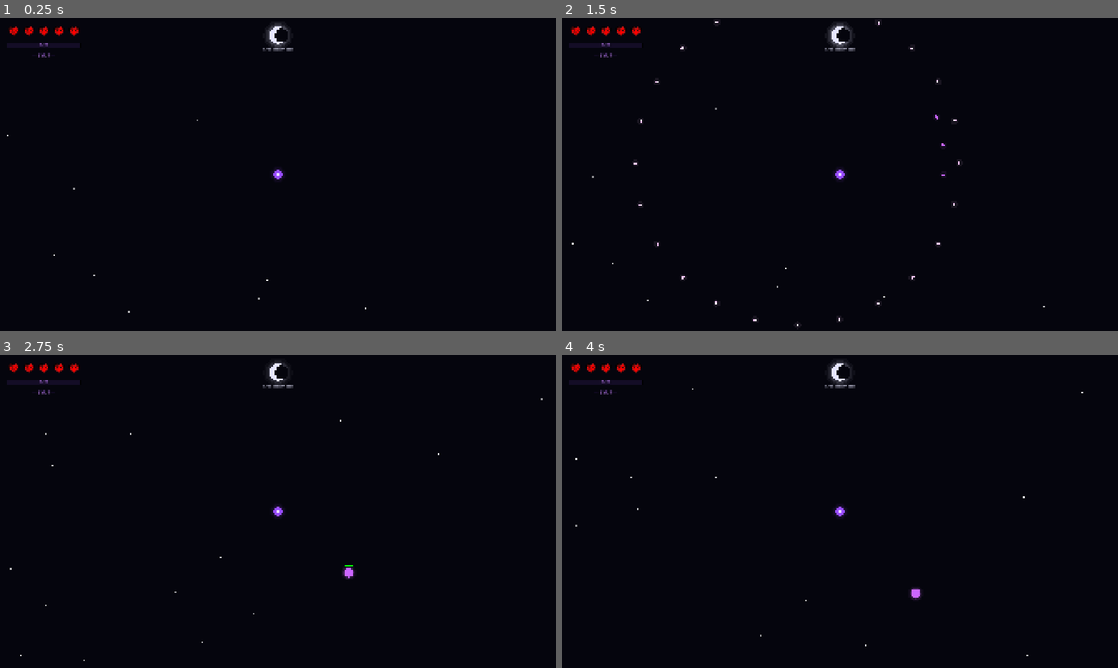
Above: before the commit, frames 1-4 (two rows, left to right).
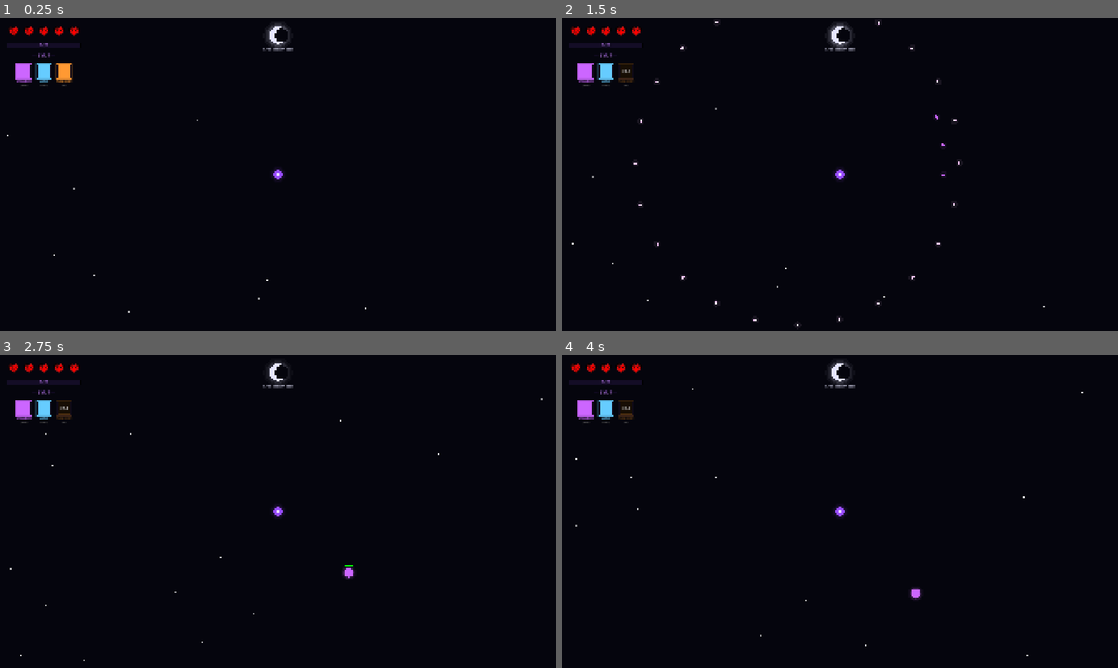
Above: after the commit, the same moments.

Repository: Himanshu-Jorwal/Disorder
Game: Godot game, scene res://Scenes/Game/world.tscn
Same seed, same stepped clock (60 frames per second), same inputs: the game is played once before the commit and once after it. This scene is started directly instead of the project's main scene.
Inputs (mouse positions are in pixels of both pictures, inside the frame that each line leads up to):
- Up to frame 1 (0.25 s): no input
- Up to frame 2 (1.5 s): tap Enter at 0.5 s; move the mouse to (962, 158) at 0.52 s; hold D 0.53-1.28 s; hold X 0.53-1.28 s; click (962, 158) at 0.67 s; move the mouse to (728, 190) at 1.27 s; hold S from 1.28 s (still down); tap X at 1.35 s
- Up to frame 3 (2.75 s): move the mouse to (333, 442) at 2.02 s; release S at 2.03 s; hold D from 2.03 s (still down); hold X from 2.03 s (still down)
- Up to frame 4 (4 s): move the mouse to (812, 574) at 2.77 s; release D at 2.78 s; release X at 2.78 s; hold W 2.78-3.53 s; tap X at 2.85 s; click (812, 574) at 2.92 s; move the mouse to (1006, 558) at 3.52 s; hold A from 3.53 s (still down); hold X from 3.53 s (still down)

The runs differ from the first frame. In frame 1, 0.5% of the frame differs, in the area x 2-14%, y 14-22%; in frame 2, 0.4%; in frame 3, 0.4%; in frame 4, 0.4%.
Error in both runs: Invalid call. Nonexistent function 'get_character' in base 'Nil'. (res://Scripts/Game/player.gd:48)

Commit message:
Add ability cooldown indicators to HUD

Diff:
--- a/Zenith-0.0.0/Scripts/Game/world.gd
+++ b/Zenith-0.0.0/Scripts/Game/world.gd
@@ -30,18 +30,23 @@
 	spawn_timer += delta
 	scale_timer += delta
 
-	# Scale difficulty every 30 seconds
 	if scale_timer >= 30.0:
 		scale_timer = 0.0
 		difficulty += 0.15
 		base_spawn_interval = max(0.4, base_spawn_interval - 0.1)
-		print("Difficulty: ", difficulty)
 
 	if spawn_timer >= spawn_interval:
 		spawn_enemy()
 		spawn_timer = 0.0
 
-	hud.update(player.hp, player.max_hp, player.xp, player.xp_to_next_level, player.level)
+	hud.update(
+		player.hp, player.max_hp,
+		player.xp, player.xp_to_next_level, player.level,
+		player.attack1_cooldown, player.ATTACK1_MAX_COOLDOWN,
+		player.attack2_cooldown, player.ATTACK2_MAX_COOLDOWN,
+		player.absolute_cooldown, player.ABSOLUTE_MAX_COOLDOWN,
+		player.attack1_name, player.attack2_name, player.absolute_name
+	)
 
 func spawn_enemy():
 	var enemy = ENEMY_SCENE.instantiate()
--- a/Zenith-0.0.0/Scripts/UI/hud.gd
+++ b/Zenith-0.0.0/Scripts/UI/hud.gd
@@ -6,8 +6,8 @@
 func _ready():
 	pass
 
-func update(hp, max_hp, xp, xp_to_next, level):
-	hud_draw.update_stats(hp, max_hp, xp, xp_to_next, level)
+func update(hp, max_hp, xp, xp_to_next, level, cd1, max_cd1, cd2, max_cd2, cd_abs, max_cd_abs, name1, name2, name_abs):
+	hud_draw.update_stats(hp, max_hp, xp, xp_to_next, level, cd1, max_cd1, cd2, max_cd2, cd_abs, max_cd_abs, name1, name2, name_abs)
 
 func update_moon(phase_name):
 	pass
--- a/Zenith-0.0.0/Scripts/UI/hud_draw.gd
+++ b/Zenith-0.0.0/Scripts/UI/hud_draw.gd
@@ -7,13 +7,14 @@
 const MARGIN = 25.0
 const HEARTS_Y = 45.0
 const XP_Y = 85.0
-
-const HEART_COLOR_FULL = Color(0.75, 0.08, 0.08, 1.0)
-const HEART_COLOR_EMPTY = Color(0.25, 0.08, 0.08, 0.7)
+const XP_BAR_X = 25.0
 
 var XP_BAR_WIDTH = (BASE_HEARTS - 1) * HEART_SPACING + HEART_SIZE
 var XP_BAR_HEIGHT = 18.0
-var XP_BAR_X = 25.0
+
+const SLOT_SIZE = 52.0
+const SLOT_SPACING = 18.0
+const SLOT_Y_OFFSET = 80.0
 
 var current_hp = 100
 var max_hp = 100
@@ -21,19 +22,29 @@
 var current_xp_max = 50
 var current_level = 1
 
+var cd1 = 0.0
+var max_cd1 = 0.25
+var cd2 = 0.0
+var max_cd2 = 1.0
+var cd_abs = 0.0
+var max_cd_abs = 30.0
+var name1 = "Ability 1"
+var name2 = "Ability 2"
+var name_abs = "Absolute"
+
 var heart_texture = preload("res://Assets/HUD/Heart.png")
 
 func _draw():
+	var screen = get_viewport().get_visible_rect().size
 	var font = ThemeDB.fallback_font
 	var total_hearts = int(max_hp / HP_PER_HEART)
 	var bonus_hearts = max(0, total_hearts - BASE_HEARTS)
 
-	# Draw base 5 hearts
+	# Base hearts
 	for i in range(BASE_HEARTS):
 		var pos = Vector2(MARGIN + i * HEART_SPACING, HEARTS_Y - HEART_SIZE / 2)
 		var heart_hp_min = i * HP_PER_HEART
 		var heart_hp_max = heart_hp_min + HP_PER_HEART
-
 		if current_hp >= heart_hp_max:
 			draw_texture_rect(heart_texture, Rect2(pos, Vector2(HEART_SIZE, HEART_SIZE)), false, Color(1, 1, 1, 1.0))
 		elif current_hp > heart_hp_min:
@@ -43,26 +54,23 @@
 		else:
 			draw_texture_rect(heart_texture, Rect2(pos, Vector2(HEART_SIZE, HEART_SIZE)), false, Color(0.3, 0.1, 0.1, 0.6))
 
-	# Draw bonus hearts
+	# Bonus hearts
 	for i in range(bonus_hearts):
 		var pos = Vector2(MARGIN + (BASE_HEARTS + i) * HEART_SPACING, HEARTS_Y - HEART_SIZE / 2)
 		var heart_hp_min = (BASE_HEARTS + i) * HP_PER_HEART
 		if current_hp > heart_hp_min:
 			draw_texture_rect(heart_texture, Rect2(pos, Vector2(HEART_SIZE, HEART_SIZE)), false, Color(1, 1, 1, 1.0))
 
-	# XP bar shadow
+	# XP bar
 	draw_rect(Rect2(XP_BAR_X - 1, XP_Y - 1, XP_BAR_WIDTH + 2, XP_BAR_HEIGHT + 2), Color(0.0, 0.0, 0.0, 0.9))
-	# XP bar background
 	draw_rect(Rect2(XP_BAR_X, XP_Y, XP_BAR_WIDTH, XP_BAR_HEIGHT), Color(0.08, 0.05, 0.15, 1.0))
-	# XP bar fill
 	var xp_progress = float(current_xp) / float(current_xp_max)
 	if xp_progress > 0:
 		draw_rect(Rect2(XP_BAR_X, XP_Y, XP_BAR_WIDTH * xp_progress, XP_BAR_HEIGHT), Color(0.4, 0.15, 0.9, 1.0))
 		draw_rect(Rect2(XP_BAR_X, XP_Y, XP_BAR_WIDTH * xp_progress, XP_BAR_HEIGHT * 0.3), Color(0.65, 0.45, 1.0, 0.5))
-	# XP bar border
 	draw_rect(Rect2(XP_BAR_X, XP_Y, XP_BAR_WIDTH, XP_BAR_HEIGHT), Color(0.45, 0.25, 0.75, 0.9), false, 1.5)
 
-	# XP text inside bar
+	# XP text
 	var xp_text = str(current_xp) + " / " + str(current_xp_max)
 	var xp_font_size = 11
 	var xp_text_size = font.get_string_size(xp_text, HORIZONTAL_ALIGNMENT_LEFT, -1, xp_font_size)
@@ -82,10 +90,83 @@
 	draw_string(font, Vector2(level_x - 1, level_y - 1), level_text, HORIZONTAL_ALIGNMENT_LEFT, -1, level_font_size, Color(0.5, 0.2, 0.9, 0.3))
 	draw_string(font, Vector2(level_x, level_y), level_text, HORIZONTAL_ALIGNMENT_LEFT, -1, level_font_size, Color(0.8, 0.55, 1.0, 1.0))
 
-func update_stats(hp, max_hp_val, xp, xp_to_next, level):
+	# Ability slots
+	var total_slot_width = SLOT_SIZE * 3 + SLOT_SPACING * 2
+	var slot_start_x = XP_BAR_X + XP_BAR_WIDTH / 2 - total_slot_width / 2
+	var slot_y = XP_Y + XP_BAR_HEIGHT + 55.0
+
+	var slots = [
+		[cd1, max_cd1, name1, Color(0.8, 0.4, 1.0), "LMB"],
+		[cd2, max_cd2, name2, Color(0.4, 0.8, 1.0), "RMB"],
+		[cd_abs, max_cd_abs, name_abs, Color(1.0, 0.6, 0.2), "X"]
+	]
+
+	for i in range(3):
+		var slot = slots[i]
+		var sx = slot_start_x + i * (SLOT_SIZE + SLOT_SPACING)
+		var sy = slot_y
+		var cooldown = slot[0]
+		var max_cooldown = slot[1]
+		var ability_name = slot[2]
+		var col = slot[3]
+		var key = slot[4]
+		var is_ready = cooldown <= 0.0
+		var cd_progress = cooldown / max_cooldown if max_cooldown > 0 else 0.0
+
+		# Slot background
+		draw_rect(Rect2(sx - 1, sy - 1, SLOT_SIZE + 2, SLOT_SIZE + 2), Color(0, 0, 0, 0.8))
+		draw_rect(Rect2(sx, sy, SLOT_SIZE, SLOT_SIZE), Color(0.06, 0.04, 0.1, 1.0))
+
+		# Icon placeholder
+		var icon_col = col if is_ready else Color(col.r * 0.3, col.g * 0.3, col.b * 0.3, 1.0)
+		draw_rect(Rect2(sx + 4, sy + 4, SLOT_SIZE - 8, SLOT_SIZE - 8), icon_col)
+
+		# Cooldown overlay
+		if not is_ready:
+			var overlay_height = (SLOT_SIZE - 8) * cd_progress
+			draw_rect(Rect2(sx + 4, sy + 4, SLOT_SIZE - 8, overlay_height), Color(0.0, 0.0, 0.0, 0.7))
+
+		# Border
+		var border_col = Color(col.r, col.g, col.b, 0.9) if is_ready else Color(col.r * 0.4, col.g * 0.4, col.b * 0.4, 0.5)
+		draw_rect(Rect2(sx, sy, SLOT_SIZE, SLOT_SIZE), border_col, false, 2.0)
+
+		# Ready glow
+		if is_ready:
+			draw_rect(Rect2(sx - 2, sy - 2, SLOT_SIZE + 4, SLOT_SIZE + 4), Color(col.r, col.g, col.b, 0.2), false, 2.0)
+
+		# Ability name below slot
+		var name_size = font.get_string_size(ability_name, HORIZONTAL_ALIGNMENT_LEFT, -1, 11)
+		var name_x = sx + SLOT_SIZE / 2 - name_size.x / 2
+		draw_string(font, Vector2(name_x + 1, sy + SLOT_SIZE + 14), ability_name, HORIZONTAL_ALIGNMENT_LEFT, -1, 11, Color(0, 0, 0, 0.9))
+		draw_string(font, Vector2(name_x, sy + SLOT_SIZE + 13), ability_name, HORIZONTAL_ALIGNMENT_LEFT, -1, 11, col if is_ready else Color(col.r * 0.5, col.g * 0.5, col.b * 0.5, 0.8))
+
+		# Key label in brackets below ability name
+		var key_text = "(" + key + ")"
+		var key_size = font.get_string_size(key_text, HORIZONTAL_ALIGNMENT_LEFT, -1, 10)
+		var key_x = sx + SLOT_SIZE / 2 - key_size.x / 2
+		draw_string(font, Vector2(key_x + 1, sy + SLOT_SIZE + 27), key_text, HORIZONTAL_ALIGNMENT_LEFT, -1, 10, Color(0, 0, 0, 0.9))
+		draw_string(font, Vector2(key_x, sy + SLOT_SIZE + 26), key_text, HORIZONTAL_ALIGNMENT_LEFT, -1, 10, Color(0.55, 0.55, 0.55, 0.8))
+
+		# Cooldown timer
+		if not is_ready:
+			var cd_text = "%.1f" % cooldown
+			var cd_size = font.get_string_size(cd_text, HORIZONTAL_ALIGNMENT_LEFT, -1, 14)
+			draw_string(font, Vector2(sx + SLOT_SIZE / 2 - cd_size.x / 2 + 1, sy + SLOT_SIZE / 2 + 6), cd_text, HORIZONTAL_ALIGNMENT_LEFT, -1, 14, Color(0, 0, 0, 0.9))
+			draw_string(font, Vector2(sx + SLOT_SIZE / 2 - cd_size.x / 2, sy + SLOT_SIZE / 2 + 5), cd_text, HORIZONTAL_ALIGNMENT_LEFT, -1, 14, Color(1, 1, 1, 0.9))
+
+func update_stats(hp, max_hp_val, xp, xp_to_next, level, a1_cd, a1_max, a2_cd, a2_max, abs_cd, abs_max, a1_name, a2_name, abs_name):
 	current_hp = hp
 	max_hp = max_hp_val
 	current_xp = xp
 	current_xp_max = xp_to_next
 	current_level = level
+	cd1 = a1_cd
+	max_cd1 = a1_max
+	cd2 = a2_cd
+	max_cd2 = a2_max
+	cd_abs = abs_cd
+	max_cd_abs = abs_max
+	name1 = a1_name
+	name2 = a2_name
+	name_abs = abs_name
 	queue_redraw()
